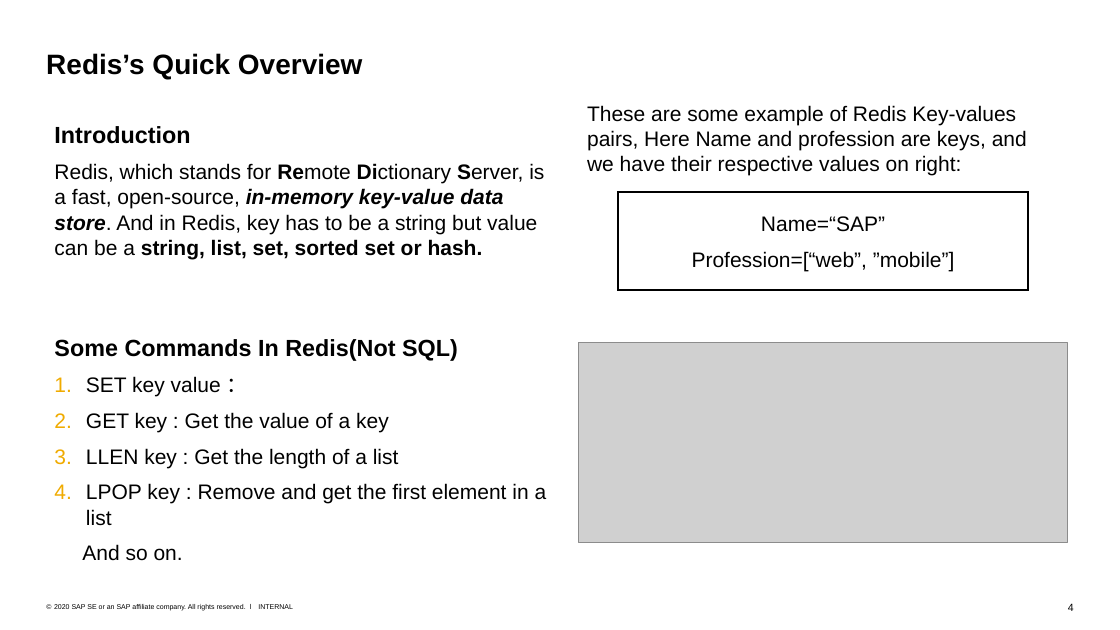
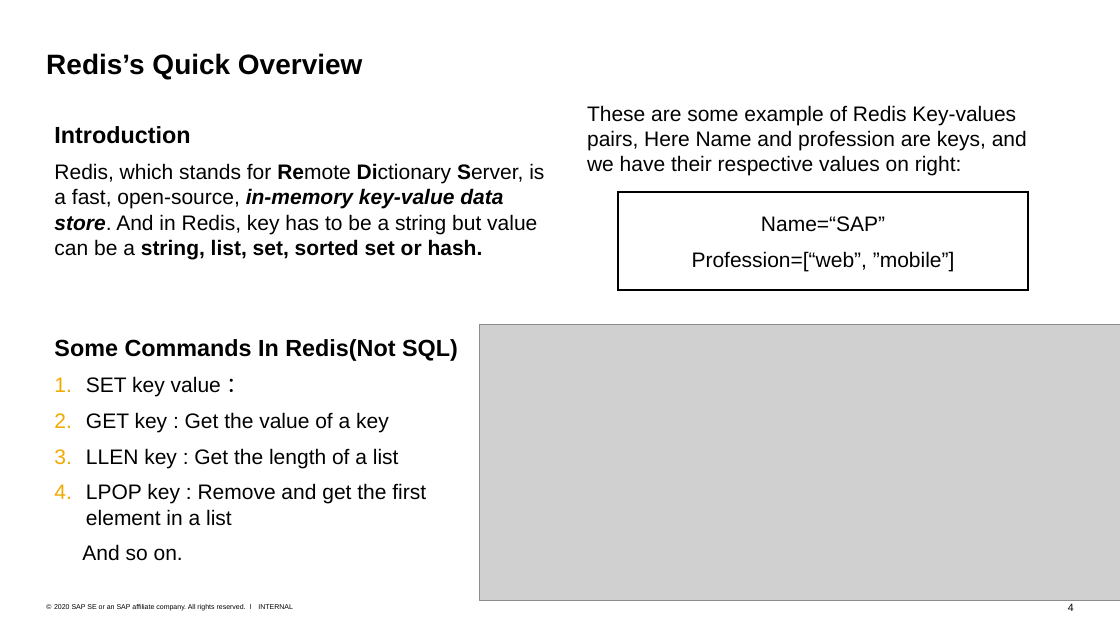
Before and after one commit to Voidkai/Survey_on_NoSQL, a slide deck: slide 4 of NoSQL/The_survey_on_redis.pptx. Drawn at 1120x630 pixels with LibreOffice and Linux fonts; fonts in the diff are those of the drawing; grey boxes stand for pictures. Boxes give left, top, right and bottom in pixels: in the first picture for what was removed or moved away, otherwise in the second. Text is boxed around its words. In the diff, an @@ line names an element or a change of style, - is before the commit and + after.

```diff
--- a/NoSQL/The_survey_on_redis.pptx
+++ b/NoSQL/The_survey_on_redis.pptx
@@ text "Some Commands In Redis(Not SQL)" rewrapped from bbox=[54, 339, 547, 561] to bbox=[54, 339, 458, 561] @@
@@ picture: place and size @@
-picture at bbox=[578, 342, 1066, 542]
+picture at bbox=[479, 325, 1119, 600]
```
Also in this commit, not shown: 1 other file.
